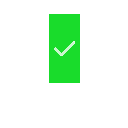
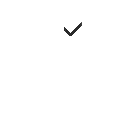
Layer changes from the first 128px x 128px image to the second:
added layer "Layer 2 copy 3" above "Layer 3" over [64, 18, 82, 41]
added layer "Layer 3" above "Layer 2 copy 2" over [64, 22, 82, 36]
added layer "Layer 2 copy 2" above "Layer 2 copy" over [56, 14, 82, 83]
added layer "Layer 2 copy" above "Layer 2" over [60, 14, 82, 83]
painted on "Layer 2" over [54, 14, 82, 81]
hid "Layer 1" over [49, 14, 80, 83]
